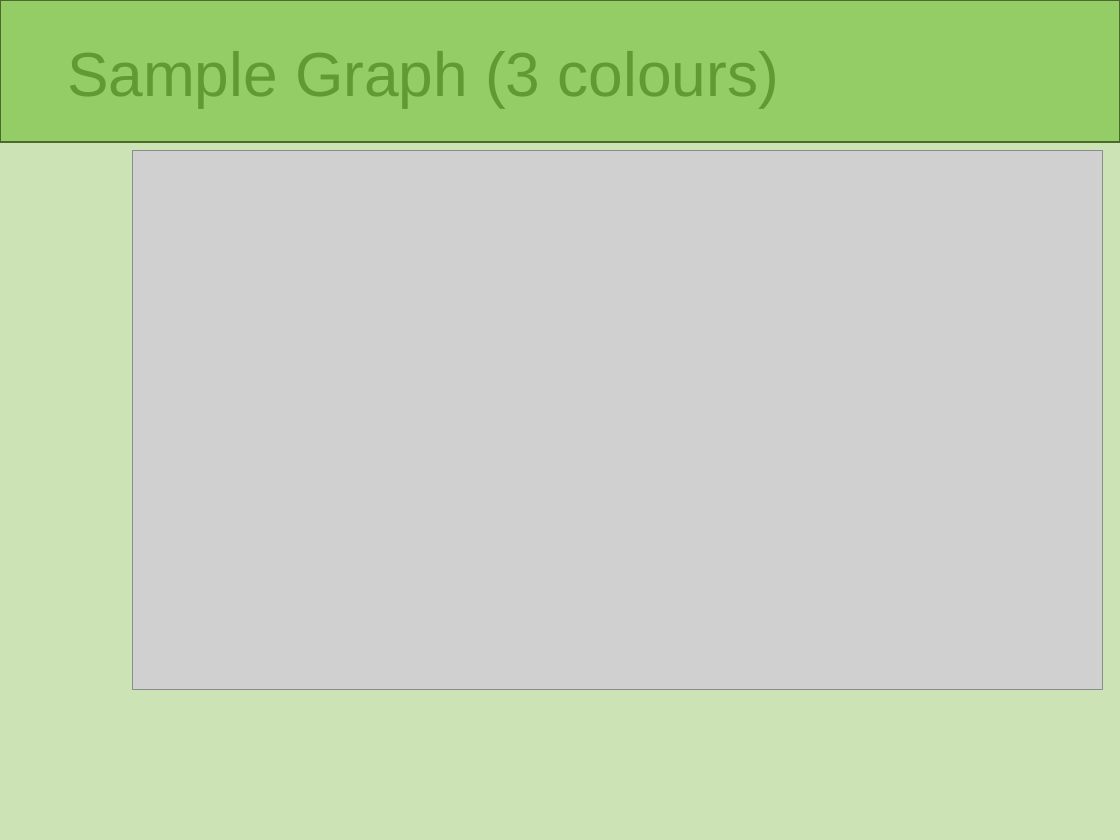
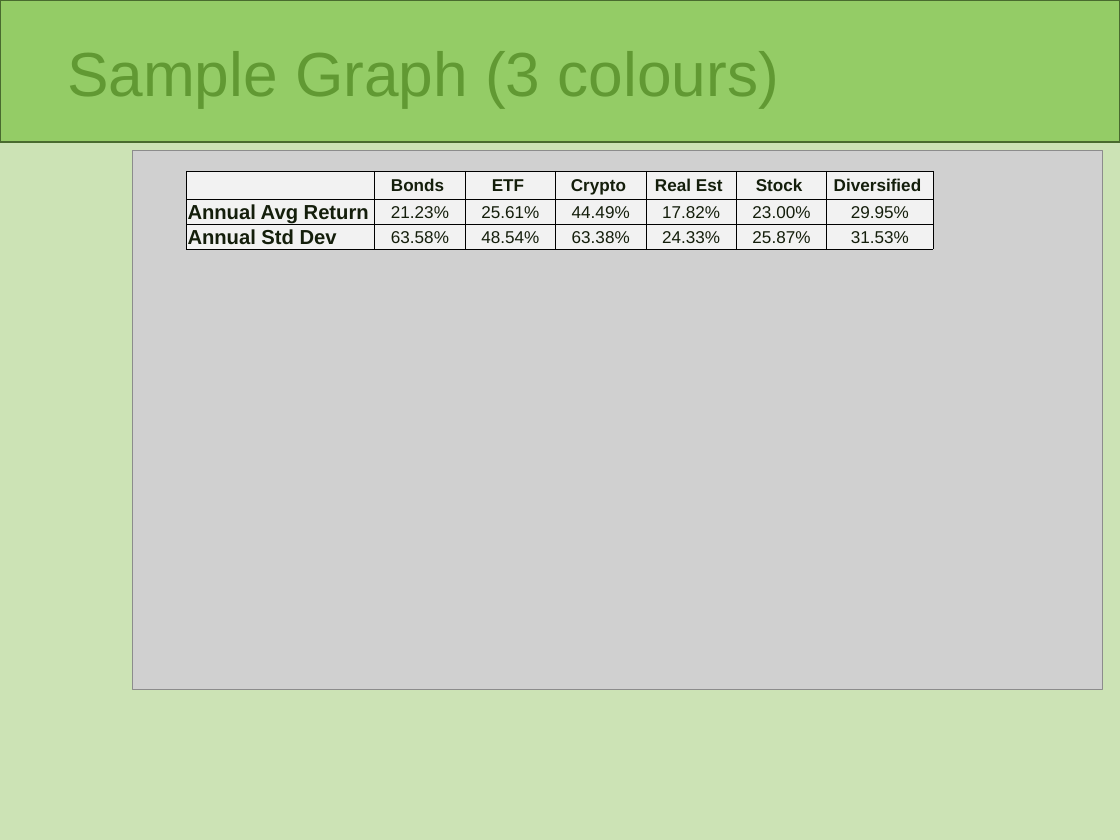
Before and after one commit to lindseyhardouin/Challenging_the_Status_Quo, a slide deck: slide 13 of presentation/P1- Challening the Status Quo.pptx (slide 8 before the commit). Drawn at 1120x840 pixels with LibreOffice and Linux fonts; fonts in the diff are those of the drawing; grey boxes stand for pictures. Boxes give left, top, right and bottom in pixels: in the first picture for what was removed or moved away, otherwise in the second. Text is boxed around its words. In the diff, an @@ line names an element or a change of style, - is before the commit and + after.

```diff
--- a/presentation/P1- Challening the Status Quo.pptx
+++ b/presentation/P1- Challening the Status Quo.pptx
@@ table added at [187, 171, 935, 250], 3 rows, 7 columns @@
+ | Bonds | ETF | Crypto | Real Est | Stock | Diversified
+Annual Avg Return | 21.23% | 25.61% | 44.49% | 17.82% | 23.00% | 29.95%
+Annual Std Dev | 63.58% | 48.54% | 63.38% | 24.33% | 25.87% | 31.53%
```
Also in this commit, not shown: 2 other slides changed, 7 slides added, 2 slides removed.
